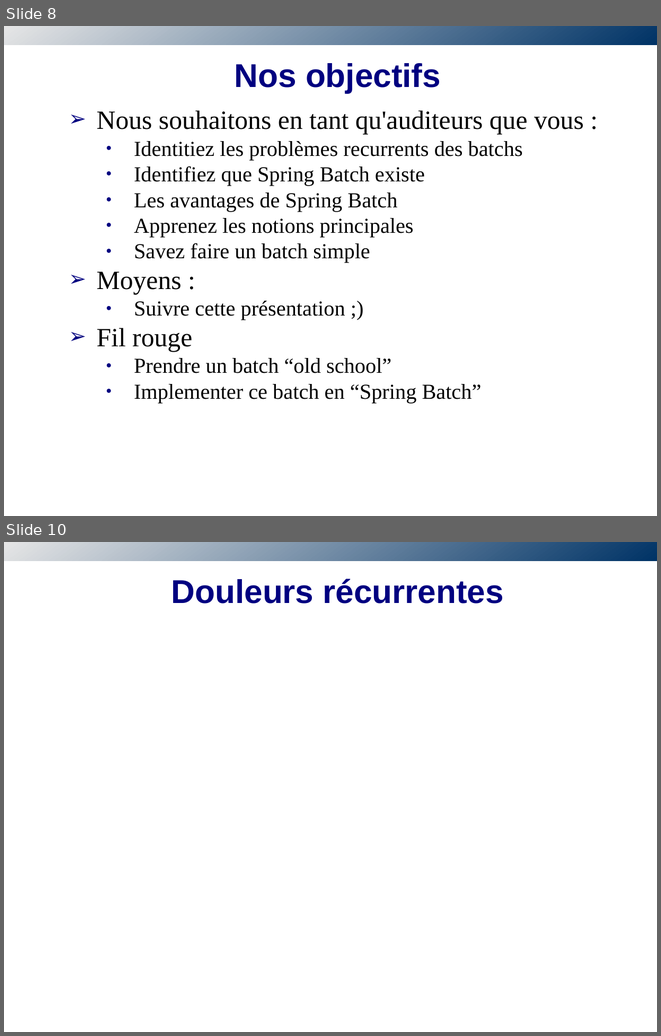
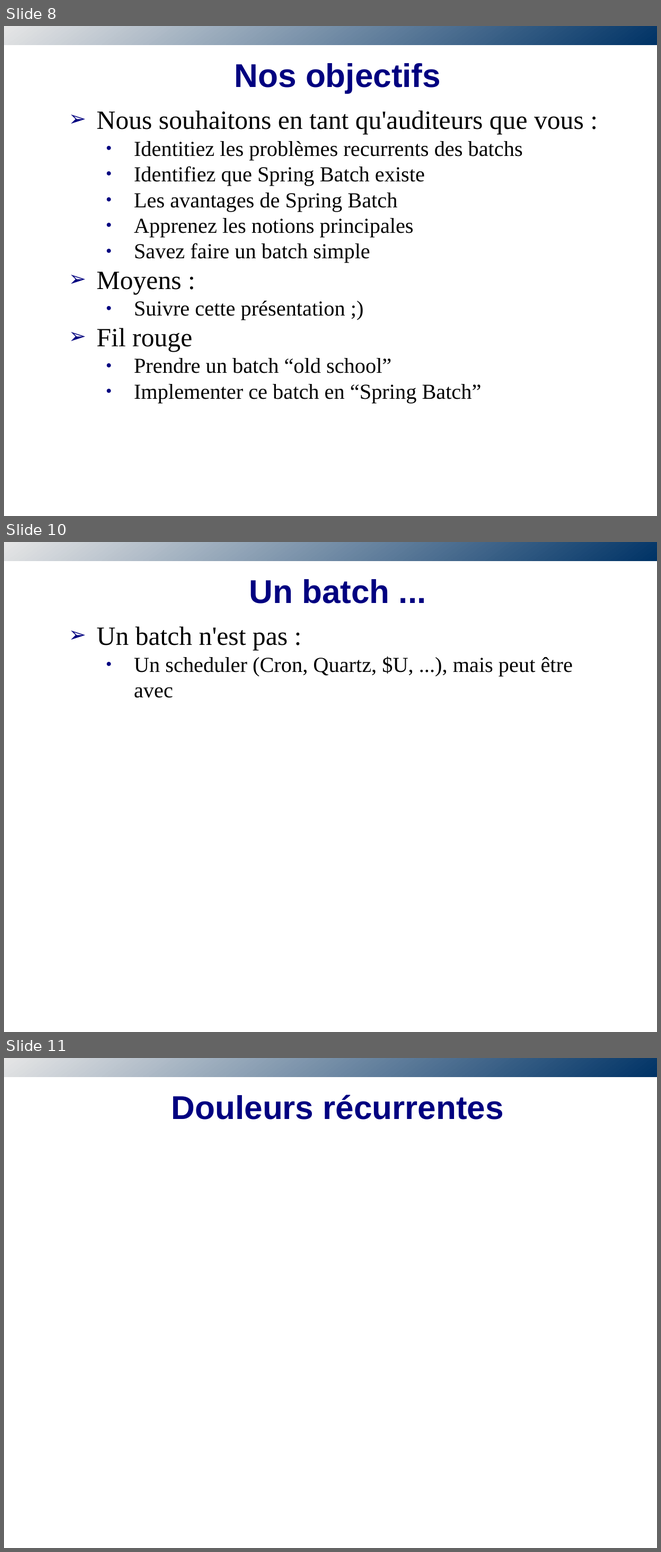
Before and after one commit to obazoud/spring-batch-sug, a slide deck: presentation/SUG-SpringBatch.odp. Shown one above the other, each under a label of ours: slides 8 and 10 before the commit, slides 8, 10 and 11 after it; the slides between them are not shown. The pictures are 661x1036 and 661x1552 pixels, drawn with LibreOffice and Linux fonts; fonts in the diff are those of the drawing; background and template pictures are left out. Boxes give left, top, right and bottom in pixels: in the first picture for what was removed or moved away, otherwise in the second. Text is boxed around its words. In the diff, an @@ line names an element or a change of style, - is before the commit and + after.

Commit message:
Add slides : c'est quoi un batch ? spring batch, roti slide

```diff
--- a/presentation/SUG-SpringBatch.odp
+++ b/presentation/SUG-SpringBatch.odp
@@ slide 10 added at (4,542,657,1032), background #FFFFFF; not listed: 1 template element that a slide beside it also shows @@
@@ title added at (249,579,389,603), 40 pt, text #000080, bold @@
+Un batch ...
@@ text added at (97,626,573,698), 26 pt, text #000000 @@
+➢ Un batch n'est pas :
+    ● Un scheduler (Cron, Quartz, $U, ...), mais peut être avec
@@ what was slide 10 is now slide 11 @@
```
Also in this commit, not shown: 1 slide changed, 3 other slides added.
